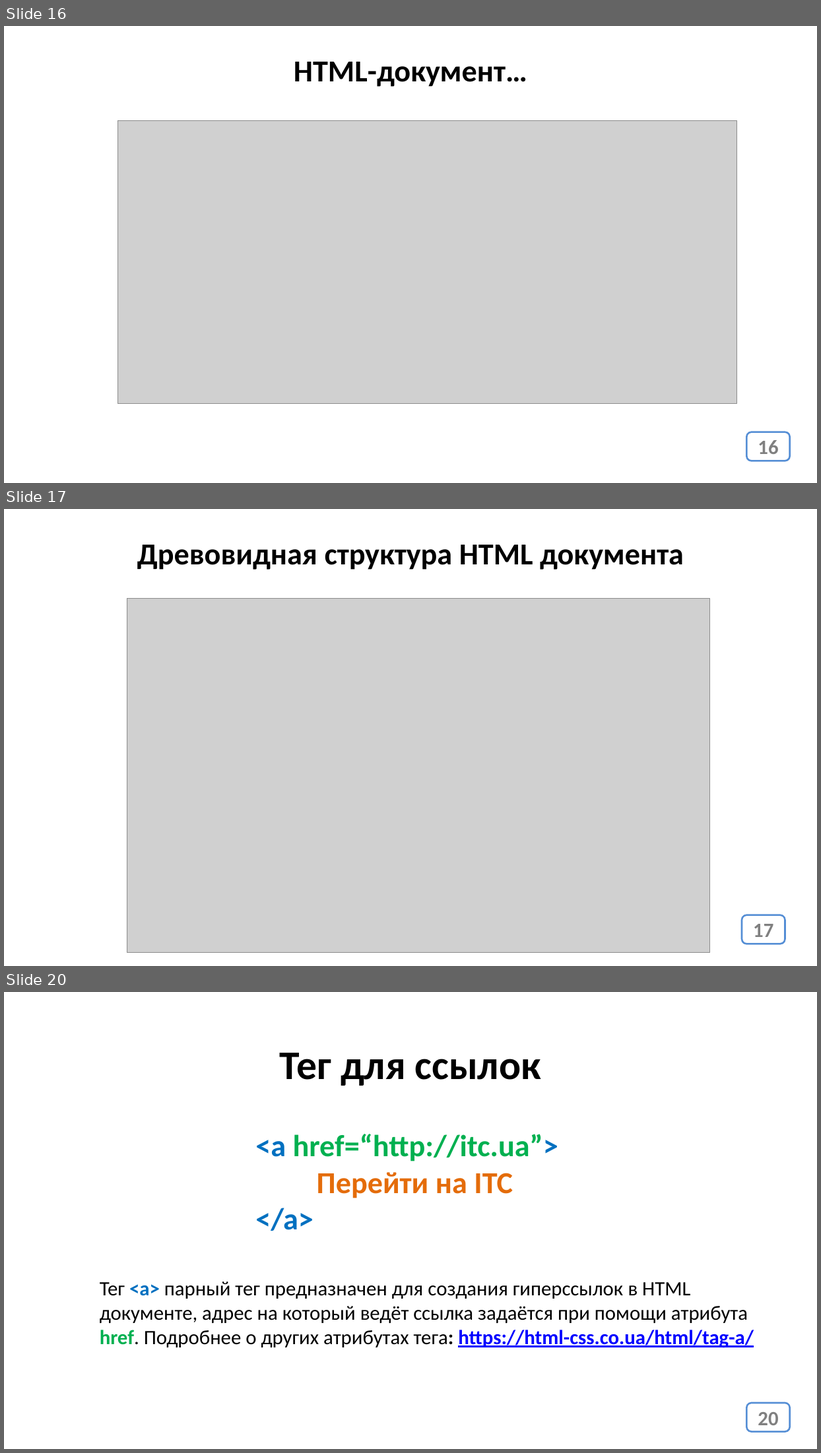
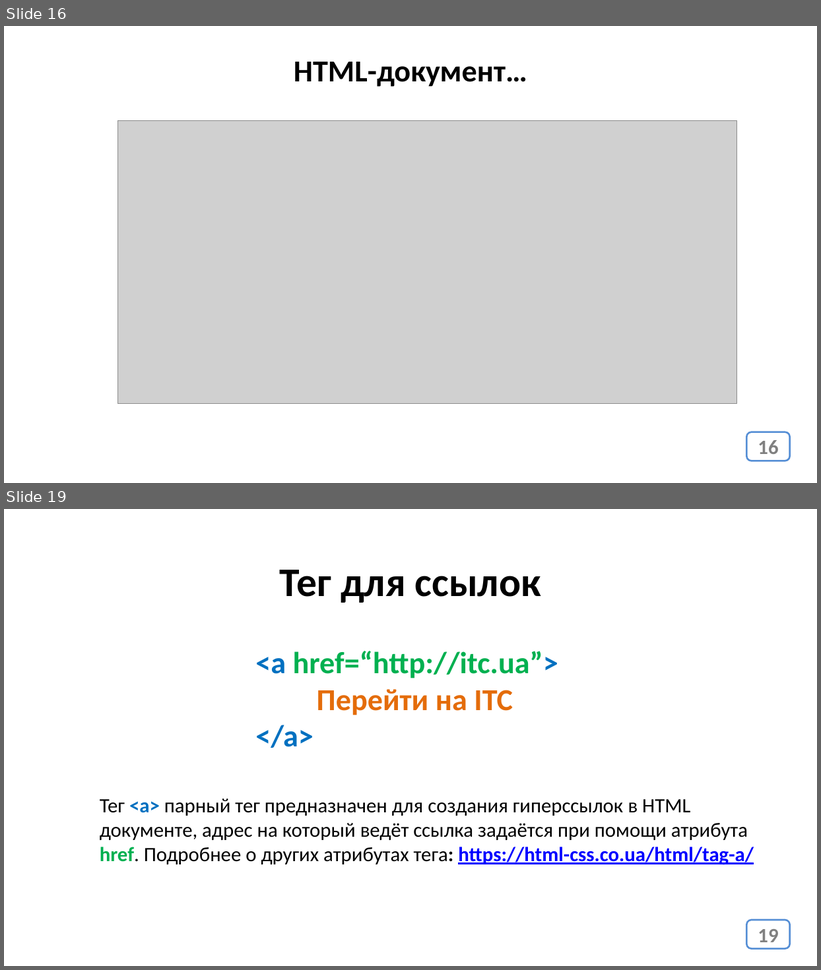
Before and after one commit to web51-ortdnipro/lesson01, a slide deck: lesson01.pptx. Shown one above the other, each under a label of ours: slides 16, 17 and 20 before the commit, slides 16 and 19 after it; the slides between them are not shown. The pictures are 821x1453 and 821x970 pixels, drawn with LibreOffice and Linux fonts; fonts in the diff are those of the drawing; grey boxes stand for pictures. Boxes give left, top, right and bottom in pixels: in the first picture for what was removed or moved away, otherwise in the second. Text is boxed around its words. In the diff, an @@ line names an element or a change of style, - is before the commit and + after.

```diff
--- a/lesson01.pptx
+++ b/lesson01.pptx
@@ slide 17 removed at box(4, 509, 817, 966), background #FFFFFF @@
@@ text removed at box(137, 545, 684, 570) @@
-Древовидная структура HTML документа
@@ picture removed at box(127, 599, 710, 953) @@
@@ page number removed at box(742, 916, 785, 944) @@
-17
@@ what was slide 20 is now slide 19 @@
@@ page number at box(758, 929, 778, 943): text changed @@
-20
+19
```
Also in this commit, not shown: 1 other file.
